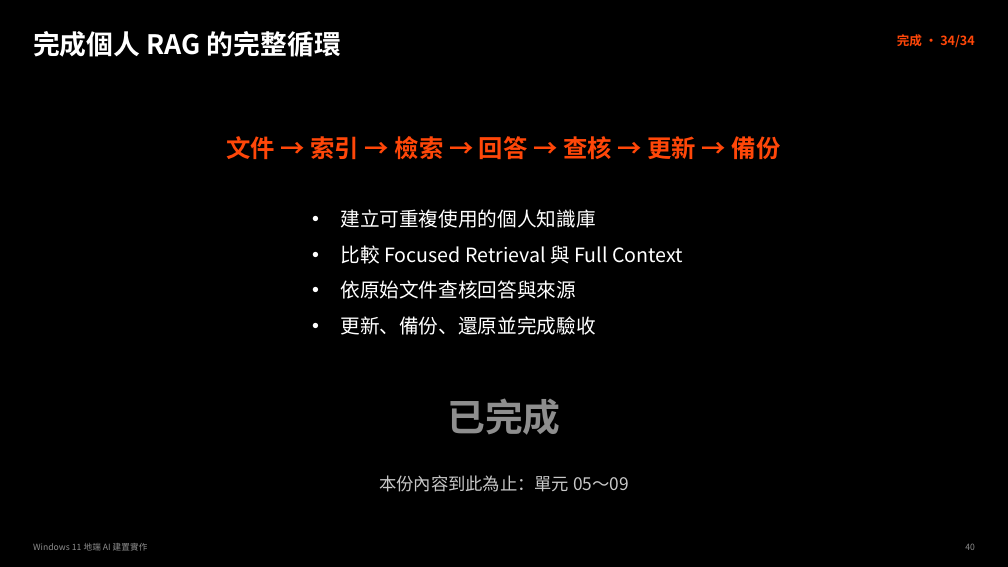
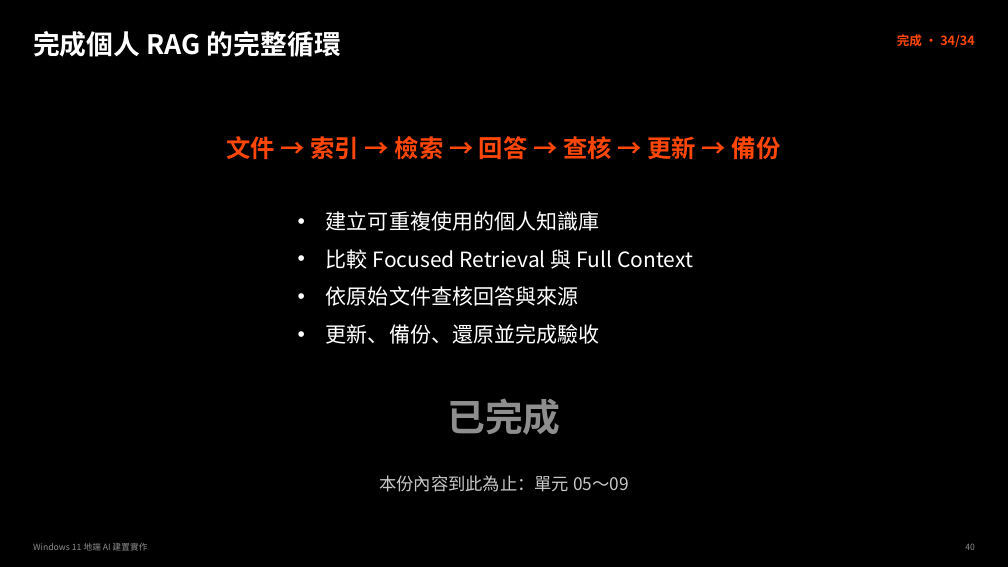
Before and after one commit to lee0401g/project-delivery_3LM, a slide deck: slide 39 of 地端AI建置實作-RAG.pptx. Drawn at 1008x567 pixels with LibreOffice and Linux fonts; fonts in the diff are those of the drawing. Boxes give left, top, right and bottom in pixels: in the first picture for what was removed or moved away, otherwise in the second. Text is boxed around its words. In the diff, an @@ line names an element or a change of style, - is before the commit and + after.

```diff
--- a/地端AI建置實作-RAG.pptx
+++ b/地端AI建置實作-RAG.pptx
@@ text "建立可重複使用的個人知識庫": place and size @@
-text "建立可重複使用的個人知識庫" at box(340, 209, 683, 335)
+text "建立可重複使用的個人知識庫" at box(326, 211, 693, 344)
@@ text "建立可重複使用的個人知識庫" at box(326, 211, 693, 344): size 18.8 to 20 pt @@
```
Also in this commit, not shown: 6 other slides changed.
